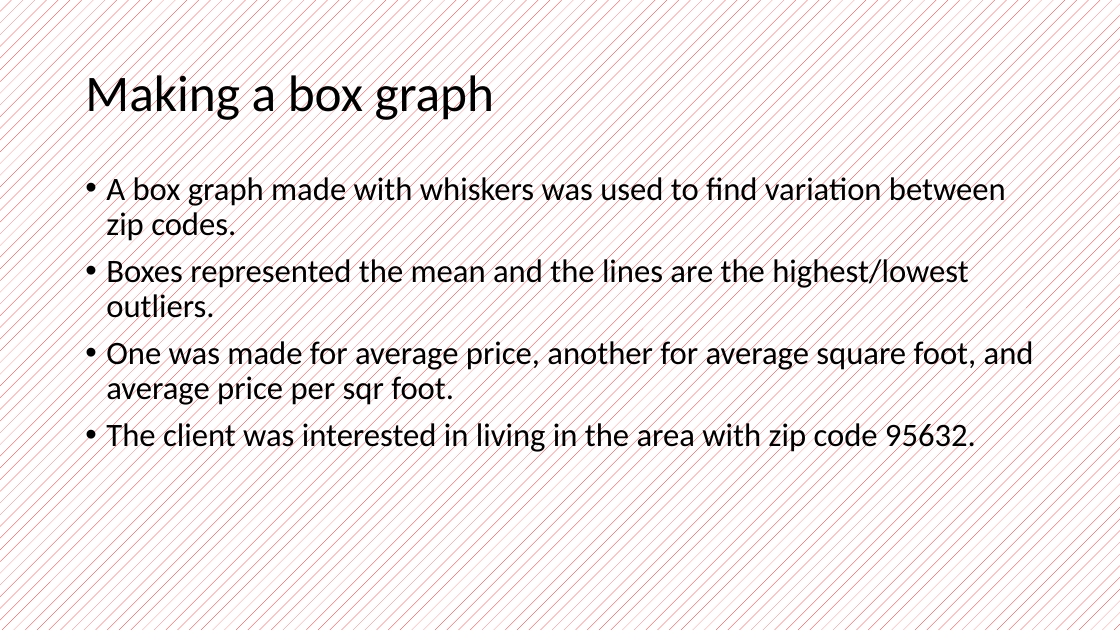
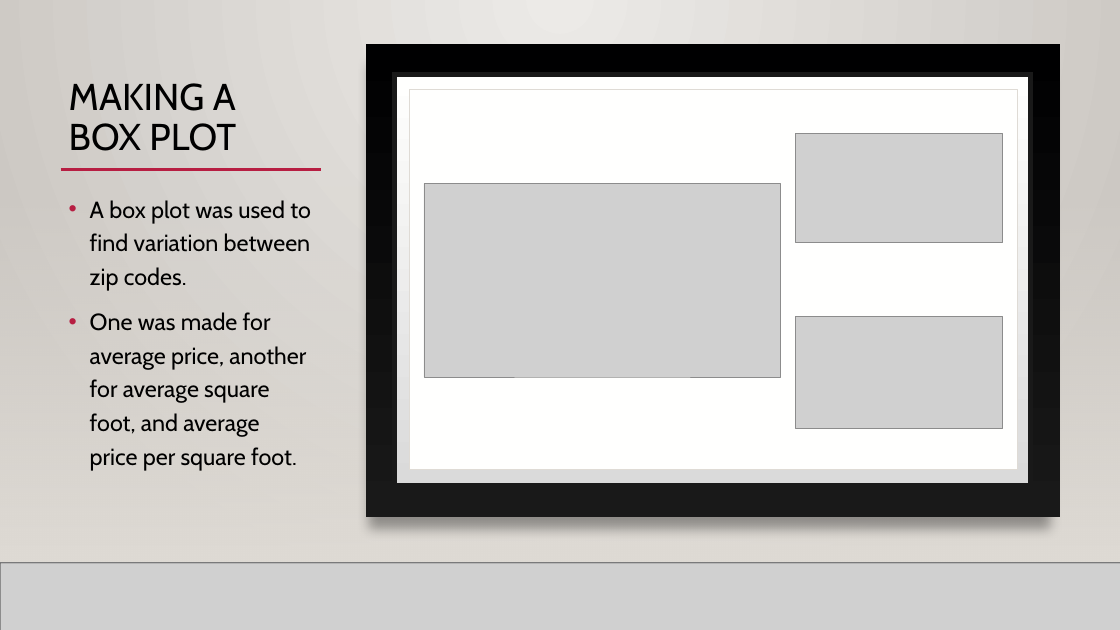
Before and after one commit to scavazos4/Project_One, a slide deck: slide 8 of Sacramento Real Estate.pptx (slide 9 before the commit). Drawn at 1120x630 pixels with LibreOffice and Linux fonts; fonts in the diff are those of the drawing; grey boxes stand for pictures; background and template pictures are left out. Boxes give left, top, right and bottom in pixels: in the first picture for what was removed or moved away, otherwise in the second. Text is boxed around its words. In the diff, an @@ line names an element or a change of style, - is before the commit and + after.

```diff
--- a/Sacramento Real Estate.pptx
+++ b/Sacramento Real Estate.pptx
@@ background pattern #FF0000 on #FFFFFF to gradient #ECEAE7 to #CAC7C1 @@
@@ rectangle added at box(0, 0, 1120, 630), fill gradient #ECEAE7 to #CAC7C1 @@
@@ rectangle added at box(365, 45, 1060, 518), fill gradient #000001 to #191919 @@
@@ title "MAKING A BOX PLOT" at box(69, 83, 236, 151): vertical alignment middle to top @@
@@ title at box(69, 83, 236, 151): text changed; size 44 to 32 pt; font Calibri to Cabin @@
-Making a box graph
+MAKING A BOX PLOT
@@ rectangle added at box(394, 75, 1031, 485), fill gradient #DADADA to #FFFFFE, outline #191919 4 pt @@
@@ rectangle added at box(409, 90, 1017, 470), fill #FFFFFE, outline #DFDBD5 0.5 pt @@
@@ picture added at box(796, 133, 1002, 243) @@
@@ line added from (60, 170) to (321, 170), #B71E42 2.5 pt @@
@@ line added from (134, 170) to (1017, 170), #B71E42 2.5 pt @@
@@ rectangle added at box(0, 186, 1120, 563), fill gradient #DFDBD5 @@
@@ rectangle added at box(0, 186, 1120, 563), fill gradient #DFDBD5 @@
@@ text at box(90, 200, 311, 471): text changed; size 28 to 20 pt; font Calibri to Cabin @@
-• A box graph made with whiskers was used to find variation between zip codes.
-• Boxes represented the mean and the lines are the highest/lowest outliers.
-• One was made for average price, another for average square foot, and average price per sqr foot.
-• The client was interested in living in the area with zip code 95632.
+• A box plot was used to find variation between zip codes.
+• One was made for average price, another for average square foot, and average price per square foot.
@@ picture added at box(424, 184, 781, 377) @@
@@ picture added at box(796, 317, 1003, 429) @@
@@ line added from (0, 563) to (1120, 563), #000001 1 pt @@
@@ picture added at box(0, 563, 1120, 630) @@
@@ line added from (0, 563) to (1120, 563), #000001 1 pt @@
```
Also in this commit, not shown: 4 other slides changed, 10 slides added, 7 slides removed, 1 other file.
